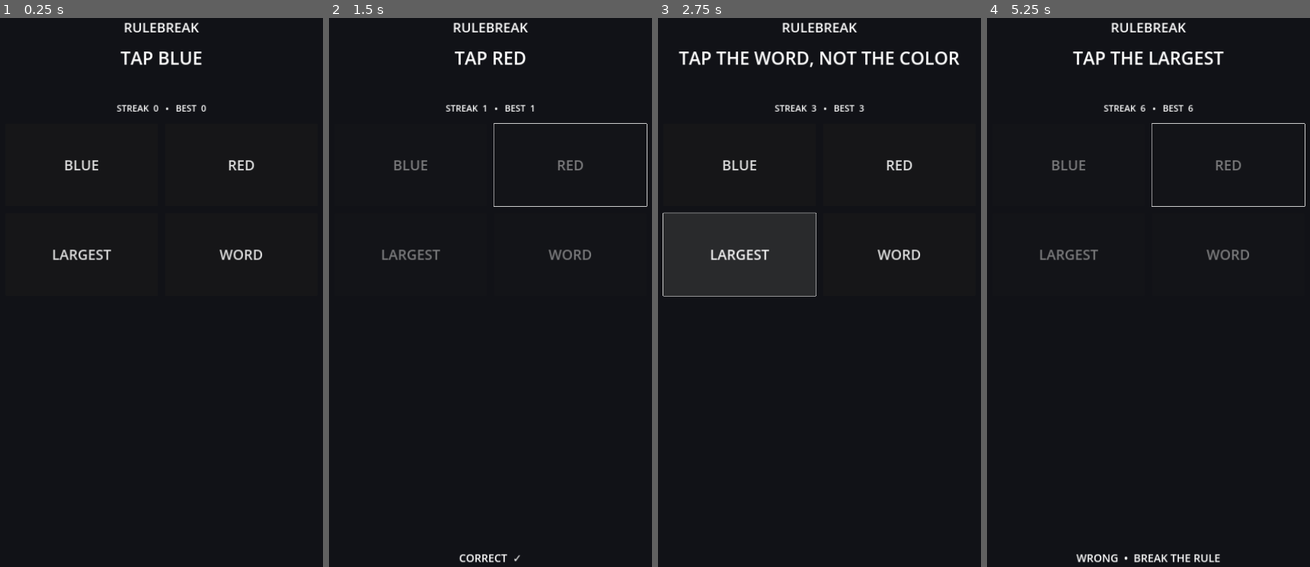
Above: before the commit, frames 1-4 (left to right).
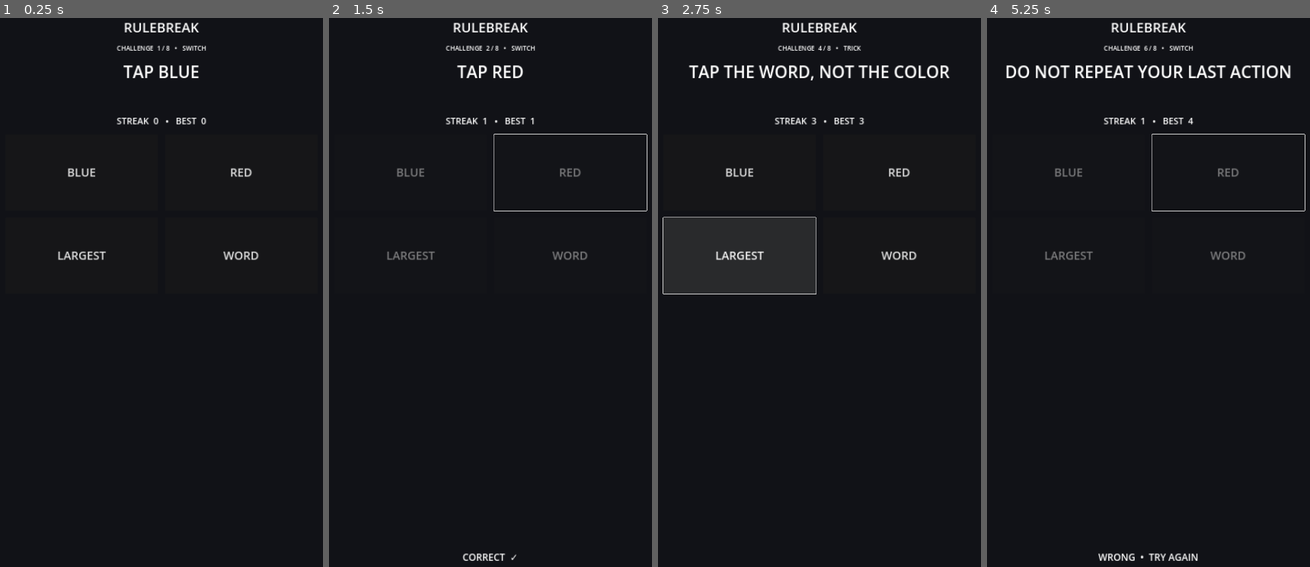
Above: after the commit, the same moments.

Repository: lukeniukrostyslav/rulebreak8
Game: Godot game, scene res://main.tscn
Two runs of this game, one before a commit and one after it. Both use one fixed random seed, a clock stepped at 60 frames per second and the inputs below.
Inputs (mouse positions are in pixels of both pictures, inside the frame that each line leads up to):
- Up to frame 1 (0.25 s): no input
- Up to frame 2 (1.5 s): click "BLUE" at 0.5 s; click "RED" at 1.25 s
- Up to frame 3 (2.75 s): click "LARGEST" at 2 s
- Up to frame 4 (5.25 s): click "WORD" at 2.75 s; click "BLUE" at 3.5 s; click (1229, 166) at 4.25 s, where only the run before the commit has a clickable "RED"; click "RED" at 5 s

The runs differ from the first frame. In frame 1, 1.9% of the frame differs, in the area x 16-82%, y 4-45%; in frame 2, 2.2%; in frame 3, 3.6%, in the area x 1-94%, y 4-51%; in frame 4, 3.6%.

Commit message:
Integrate reusable challenge manager and local progression

Diff:
--- a/scripts/game.gd
+++ b/scripts/game.gd
@@ -1,21 +1,16 @@
 extends Control
 
-const CHALLENGES := [
-    {"rule":"TAP BLUE","correct":0, "kind":"switch"},
-    {"rule":"TAP RED","correct":1, "kind":"switch"},
-    {"rule":"TAP THE LARGEST","correct":2, "kind":"trick"},
-    {"rule":"TAP THE WORD, NOT THE COLOR","correct":3, "kind":"trick"}
-]
+var challenge_manager := ChallengeManager.new()
+var progression := Progression.new()
 
-var challenge_index := 0
-var streak := 0
-var best_streak := 0
 var buttons: Array[Button] = []
 var rule_label: Label
 var streak_label: Label
 var feedback_label: Label
+var challenge_label: Label
 
 func _ready() -> void:
+    progression.load_state()
     _build_ui()
     _show_challenge()
 
@@ -34,7 +29,7 @@
     add_child(margin)
 
     var root := VBoxContainer.new()
-    root.add_theme_constant_override("separation", 28)
+    root.add_theme_constant_override("separation", 22)
     margin.add_child(root)
 
     var title := Label.new()
@@ -43,10 +38,15 @@
     title.add_theme_font_size_override("font_size", 42)
     root.add_child(title)
 
+    challenge_label = Label.new()
+    challenge_label.horizontal_alignment = HORIZONTAL_ALIGNMENT_CENTER
+    challenge_label.add_theme_font_size_override("font_size", 20)
+    root.add_child(challenge_label)
+
     rule_label = Label.new()
     rule_label.horizontal_alignment = HORIZONTAL_ALIGNMENT_CENTER
     rule_label.autowrap_mode = TextServer.AUTOWRAP_WORD_SMART
-    rule_label.add_theme_font_size_override("font_size", 56)
+    rule_label.add_theme_font_size_override("font_size", 52)
     rule_label.custom_minimum_size.y = 150
     root.add_child(rule_label)
 
@@ -65,8 +65,8 @@
     for i in 4:
         var b := Button.new()
         b.text = str(i + 1)
-        b.add_theme_font_size_override("font_size", 44)
-        b.custom_minimum_size = Vector2(0, 260)
+        b.add_theme_font_size_override("font_size", 36)
+        b.custom_minimum_size = Vector2(0, 240)
         b.size_flags_horizontal = Control.SIZE_EXPAND_FILL
         b.pressed.connect(_on_choice.bind(i))
         grid.add_child(b)
@@ -74,33 +74,36 @@
 
     feedback_label = Label.new()
     feedback_label.horizontal_alignment = HORIZONTAL_ALIGNMENT_CENTER
-    feedback_label.add_theme_font_size_override("font_size", 34)
+    feedback_label.add_theme_font_size_override("font_size", 30)
     feedback_label.custom_minimum_size.y = 80
     root.add_child(feedback_label)
 
 func _show_challenge() -> void:
-    var challenge: Dictionary = CHALLENGES[challenge_index]
-    rule_label.text = challenge.rule
-    streak_label.text = "STREAK  %d   •   BEST  %d" % [streak, best_streak]
+    var challenge: Dictionary = challenge_manager.current()
+    var total := challenge_manager.challenges.size()
+    var position := challenge_manager.index + 1
+    challenge_label.text = "CHALLENGE  %d / %d   •   %s" % [position, total, str(challenge.get("kind", "")).to_upper()]
+    rule_label.text = str(challenge.get("rule", ""))
+    streak_label.text = "STREAK  %d   •   BEST  %d" % [progression.streak, progression.best_streak]
     feedback_label.text = ""
+    var labels := ["BLUE", "RED", "LARGEST", "WORD"]
     for i in buttons.size():
-        buttons[i].text = ["BLUE", "RED", "LARGEST", "WORD"][i]
+        buttons[i].text = labels[i]
         buttons[i].disabled = false
 
 func _on_choice(choice: int) -> void:
-    var challenge: Dictionary = CHALLENGES[challenge_index]
-    var correct: bool = choice == challenge.correct
+    var correct := challenge_manager.check(choice)
     for b in buttons:
         b.disabled = true
+
+    progression.record(correct)
+
     if correct:
-        streak += 1
-        best_streak = max(best_streak, streak)
         feedback_label.text = "CORRECT  ✓"
-        challenge_index = (challenge_index + 1) % CHALLENGES.size()
+        challenge_manager.next()
         await get_tree().create_timer(0.35).timeout
-        _show_challenge()
     else:
-        feedback_label.text = "WRONG  •  BREAK THE RULE"
-        streak = 0
+        feedback_label.text = "WRONG  •  TRY AGAIN"
         await get_tree().create_timer(0.7).timeout
-        _show_challenge()
+
+    _show_challenge()
